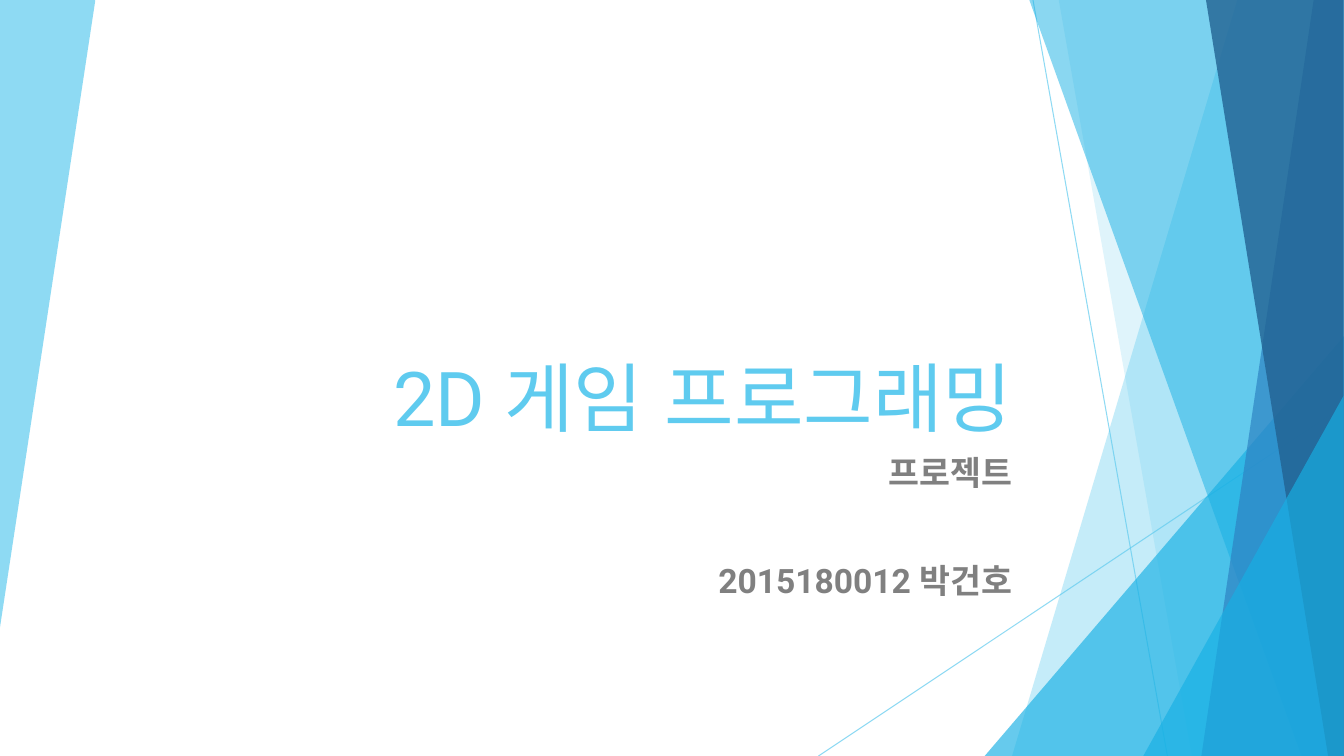
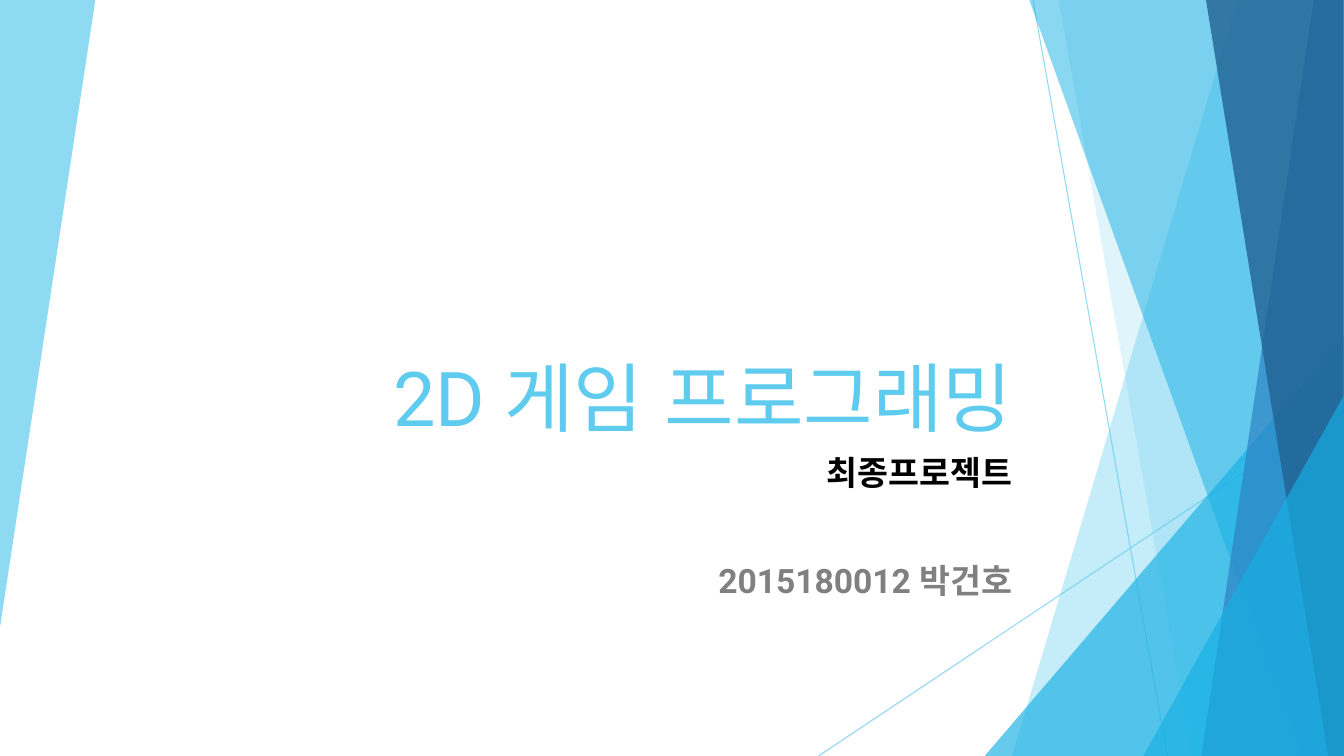
Before and after one commit to what1995/2DGP-PROJECT, a slide deck: slide 1 of Project/2015180012박건호 2D 게임 프로그래밍 프로젝트 최종발표.pptx. Drawn at 1344x756 pixels with LibreOffice and Linux fonts; fonts in the diff are those of the drawing. Boxes give left, top, right and bottom in pixels: in the first picture for what was removed or moved away, otherwise in the second. Text is boxed around its words. In the diff, an @@ line names an element or a change of style, - is before the commit and + after.

Commit message:
최종프로젝트ppt

```diff
--- a/Project/2015180012박건호 2D 게임 프로그래밍 프로젝트 최종발표.pptx
+++ b/Project/2015180012박건호 2D 게임 프로그래밍 프로젝트 최종발표.pptx
@@ subtitle at (x1=827, y1=456, x2=1013, y2=488): text changed; text colour #808080 to #000000 @@
-프로젝트
+최종프로젝트
```
Also in this commit, not shown: 1 other slide changed, 3 slides added.
